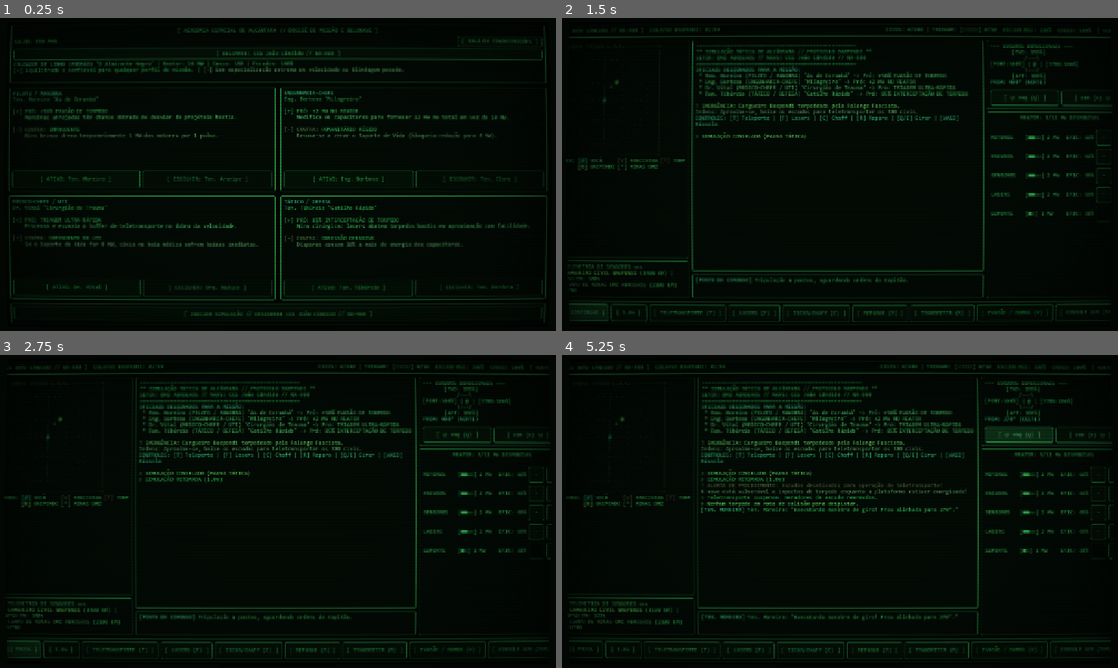
Above: before the commit, frames 1-4 (two rows, left to right).
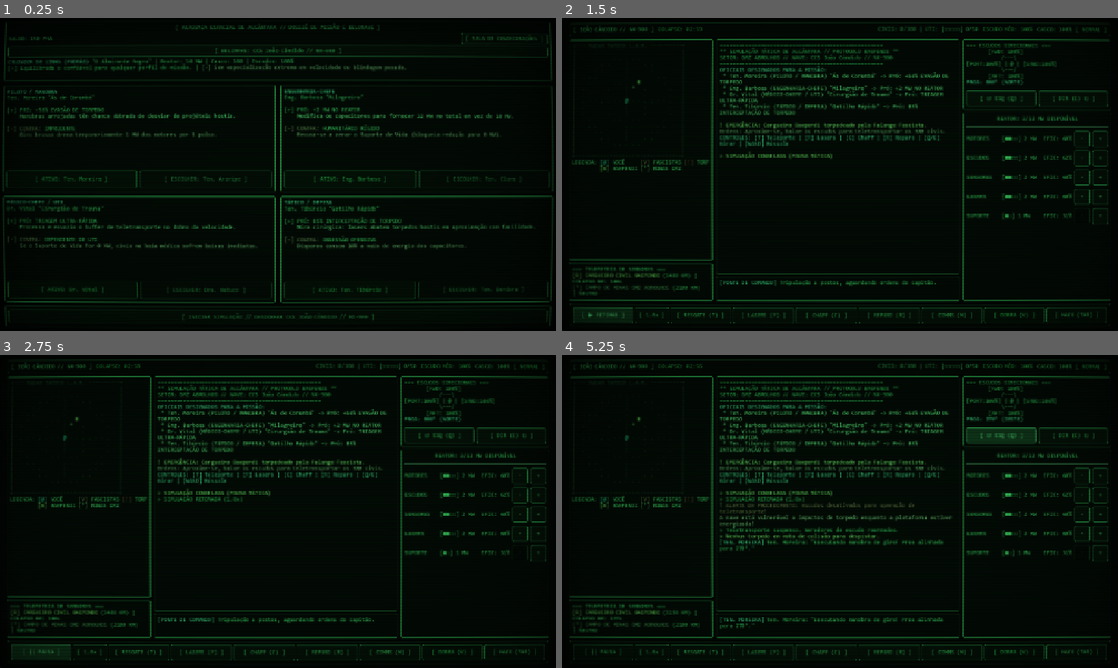
Above: after the commit, the same moments.

Repository: lucasfpastre/scifigame
Game: Godot game, scene res://scenes/crew_selection.tscn
Two runs of this game, one before a commit and one after it. Both use one fixed random seed, a clock stepped at 60 frames per second and the inputs below.
Inputs:
- Up to frame 1 (0.25 s): no input
- Up to frame 2 (1.5 s): click "[ INICIAR SIMULAÇÃO // DESDOB…" at 0.5 s; click "[ || PAUSA ]" at 1.25 s
- Up to frame 3 (2.75 s): click "[ ▶ CONTINUAR ]" (after the commit: "[ ▶ RETOMAR ]") at 2 s
- Up to frame 4 (5.25 s): click "[ TELETRANSPORTE (T) ]" (after the commit: "[ RESGATE (T) ]") at 2.75 s; click "[ TELETRANSPORTE (ATIVO!) ]" (after the commit: "[ RESGATE (ATIVO) ]") at 3.5 s; click "[ ISCAS/CHAFF (C) ]" (after the commit: "[ CHAFF (C) ]") at 4.25 s; click "[ ↺ ESQ (Q) ]" at 5 s

The runs differ from the first frame. In frame 1, 11% of the frame differs, in the area x 0-100%, y 1-99%; in frame 2, 14%; in frame 3, 14%; in frame 4, 17%, in the area x 0-100%, y 1-98%.

Commit message:
fix(ui): resolve cortes nas laterais ajustando layout da ActionBar, margens e compensacao do CRT shader

Diff:
--- a/scenes/main_console.tscn
+++ b/scenes/main_console.tscn
@@ -9,8 +9,8 @@
 shader_parameter/phosphor_color = Color(0.25, 1, 0.45, 1)
 shader_parameter/scanline_count = 360.0
 shader_parameter/scanline_intensity = 0.2
-shader_parameter/curvature = 0.025
-shader_parameter/vignette_intensity = 0.9
+shader_parameter/curvature = 0.016
+shader_parameter/vignette_intensity = 0.65
 shader_parameter/glow_intensity = 0.15
 shader_parameter/flicker_speed = 24.0
 shader_parameter/flicker_intensity = 0.015
@@ -41,10 +41,10 @@
 anchor_bottom = 1.0
 grow_horizontal = 2
 grow_vertical = 2
-theme_override_constants/margin_left = 12
-theme_override_constants/margin_top = 10
-theme_override_constants/margin_right = 12
-theme_override_constants/margin_bottom = 10
+theme_override_constants/margin_left = 20
+theme_override_constants/margin_top = 14
+theme_override_constants/margin_right = 20
+theme_override_constants/margin_bottom = 12
 
 [node name="Layout" type="VBoxContainer" parent="Margin"]
 layout_mode = 2
@@ -55,17 +55,17 @@
 
 [node name="HBox" type="HBoxContainer" parent="Margin/Layout/HeaderPanel"]
 layout_mode = 2
-theme_override_constants/separation = 14
+theme_override_constants/separation = 10
 
 [node name="LblShip" type="Label" parent="Margin/Layout/HeaderPanel/HBox"]
 layout_mode = 2
-text = "[ CCS JOÃO CÂNDIDO // NX-900 ]"
+text = "[ JOÃO CÂNDIDO // NX-900 ]"
 
 [node name="LblCollapseTimer" type="Label" parent="Margin/Layout/HeaderPanel/HBox"]
 unique_name_in_owner = true
 layout_mode = 2
 size_flags_horizontal = 3
-text = "COLAPSO BAEPENDI: 01:35"
+text = "COLAPSO: 01:35"
 
 [node name="LblRescued" type="Label" parent="Margin/Layout/HeaderPanel/HBox"]
 unique_name_in_owner = true
@@ -85,7 +85,7 @@
 [node name="LblAlert" type="Label" parent="Margin/Layout/HeaderPanel/HBox"]
 unique_name_in_owner = true
 layout_mode = 2
-text = "[ COND. NORMAL ]"
+text = "[ NORMAL ]"
 
 [node name="MainColumns" type="HBoxContainer" parent="Margin/Layout"]
 layout_mode = 2
@@ -355,12 +355,12 @@
 text = "+"
 
 [node name="ActionBar" type="PanelContainer" parent="Margin/Layout"]
-custom_minimum_size = Vector2(0, 56)
+custom_minimum_size = Vector2(0, 52)
 layout_mode = 2
 
 [node name="HBox" type="HBoxContainer" parent="Margin/Layout/ActionBar"]
 layout_mode = 2
-theme_override_constants/separation = 6
+theme_override_constants/separation = 4
 
 [node name="BtnPause" type="Button" parent="Margin/Layout/ActionBar/HBox"]
 unique_name_in_owner = true
@@ -370,7 +370,7 @@
 
 [node name="BtnSpeed" type="Button" parent="Margin/Layout/ActionBar/HBox"]
 unique_name_in_owner = true
-custom_minimum_size = Vector2(85, 0)
+custom_minimum_size = Vector2(68, 0)
 layout_mode = 2
 text = "[ 1.0x ]"
 
@@ -378,7 +378,7 @@
 unique_name_in_owner = true
 layout_mode = 2
 size_flags_horizontal = 3
-text = "[ TELETRANSPORTE (T) ]"
+text = "[ RESGATE (T) ]"
 
 [node name="BtnFire" type="Button" parent="Margin/Layout/ActionBar/HBox"]
 unique_name_in_owner = true
@@ -390,31 +390,31 @@
 unique_name_in_owner = true
 layout_mode = 2
 size_flags_horizontal = 3
-text = "[ ISCAS/CHAFF (C) ]"
+text = "[ CHAFF (C) ]"
 
 [node name="BtnRepair" type="Button" parent="Margin/Layout/ActionBar/HBox"]
 unique_name_in_owner = true
 layout_mode = 2
 size_flags_horizontal = 3
-text = "[ REPARAR (R) ]"
+text = "[ REPARO (R) ]"
 
 [node name="BtnComms" type="Button" parent="Margin/Layout/ActionBar/HBox"]
 unique_name_in_owner = true
 layout_mode = 2
 size_flags_horizontal = 3
-text = "[ TRANSMITIR (M) ]"
+text = "[ COMMS (M) ]"
 
 [node name="BtnWarp" type="Button" parent="Margin/Layout/ActionBar/HBox"]
 unique_name_in_owner = true
 layout_mode = 2
 size_flags_horizontal = 3
-text = "[ EVASÃO / DOBRA (V) ]"
+text = "[ DOBRA (V) ]"
 
 [node name="BtnTerminal" type="Button" parent="Margin/Layout/ActionBar/HBox"]
 unique_name_in_owner = true
 layout_mode = 2
 size_flags_horizontal = 3
-text = "[ CONSOLE AUX (TAB) ]"
+text = "[ HACK (TAB) ]"
 
 [node name="HackModal" type="ColorRect" parent="."]
 unique_name_in_owner = true
--- a/scripts/main_console.gd
+++ b/scripts/main_console.gd
@@ -277,7 +277,7 @@
 	is_paused = not is_paused
 	sfx.play_click()
 	if is_paused:
-		btn_pause.text = "[ ▶ CONTINUAR ]"
+		btn_pause.text = "[ ▶ RETOMAR ]"
 		_log("[color=#ffff55]> SIMULAÇÃO CONGELADA (PAUSA TÁTICA)[/color]")
 	else:
 		btn_pause.text = "[ || PAUSA ]"
@@ -385,7 +385,7 @@
 			if (ship.civilians_rescued + ship.transporter_buffer) >= ship.total_civilians:
 				_log("[color=#33ff33]** SUCESSO DE EVACUAÇÃO: TODOS OS CIVIS FORAM RETIRADOS DO BAEPENDI! **[/color]")
 				ship.transporter_active = false
-				btn_transport.text = "[ TELETRANSPORTE (CONCLUÍDO) ]"
+				btn_transport.text = "[ RESGATE OK ]"
 		else:
 			_log("[color=#ffaa55]> Teletransporte ineficaz: Baependi fora de alcance (%d KM). Aproxime-se a < %d KM![/color]" % [km_contact.distance_km, max_range])
 
@@ -470,7 +470,7 @@
 
 func _update_header_status() -> void:
 	var time_left = max(0, int(radar.km_collapse_seconds))
-	lbl_collapse_timer.text = "COLAPSO BAEPENDI: %02d:%02d" % [time_left / 60, time_left % 60]
+	lbl_collapse_timer.text = "COLAPSO: %02d:%02d" % [time_left / 60, time_left % 60]
 	if time_left < 30 and not radar.km_is_destroyed:
 		lbl_collapse_timer.modulate = Color(1.0, 0.2, 0.2)
 	else:
@@ -481,7 +481,7 @@
 	var blocks = int(round((float(buf) / float(max_b)) * 5.0))
 	var bar_str = "■".repeat(blocks) + "□".repeat(5 - blocks)
 	var cas_str = " | BAIXAS: %d" % ship.civilians_casualties if ship.civilians_casualties > 0 else ""
-	lbl_rescued.text = "CIVIS: %d/380 | TRIAGEM: [%s] %d/%d%s" % [ship.civilians_rescued, bar_str, buf, max_b, cas_str]
+	lbl_rescued.text = "CIVIS: %d/380 | UTI: [%s] %d/%d%s" % [ship.civilians_rescued, bar_str, buf, max_b, cas_str]
 	lbl_hull.text = "CASCO: %3d%%" % ship.hull
 
 	if ship.transporter_active:
@@ -554,10 +554,10 @@
 	var engine_pwr = ship.systems.get("MOTORES", 0)
 	if engine_pwr < 2:
 		btn_warp.modulate = Color(0.55, 0.55, 0.55)
-		btn_warp.text = "[ EVASÃO (<2 MW) ]"
+		btn_warp.text = "[ DOBRA (<2 MW) ]"
 	else:
 		btn_warp.modulate = Color(0.4, 1.0, 0.6)
-		btn_warp.text = "[ EVASÃO / DOBRA (V) ]"
+		btn_warp.text = "[ DOBRA (V) ]"
 
 func _update_radar_display() -> void:
 	var sensor_eff = ship.get_system_efficiency("SENSORES")
@@ -608,12 +608,12 @@
 	Input.vibrate_handheld(80)
 	if ship.transporter_active:
 		sfx.play_alert()
-		btn_transport.text = "[ TELETRANSPORTE (ATIVO!) ]"
+		btn_transport.text = "[ RESGATE (ATIVO) ]"
 		_log("[color=#ff4444]! ALERTA DE PROCEDIMENTO: Escudos desativados para operação de teletransporte![/color]")
 		_log("[color=#ffaaaa]A nave está vulnerável a impactos de torpedo enquanto a plataforma estiver energizada![/color]")
 	else:
 		sfx.play_click()
-		btn_transport.text = "[ TELETRANSPORTE (T) ]"
+		btn_transport.text = "[ RESGATE (T) ]"
 		_log("[color=#33ff66]> Teletransporte suspenso. Geradores de escudo rearmados.[/color]")
 	_update_header_status()
 	_update_shield_diagram()
@@ -683,7 +683,7 @@
 	crt_static_amount = clamp(crt_static_amount + 0.4, 0.0, 1.0)
 	crt_glitch_amount = clamp(crt_glitch_amount + 0.15, 0.0, 1.0)
 	radar.deploy_chaff_countermeasure()
-	btn_chaff.text = "[ ISCAS/CHAFF (C: %d) ]" % ship.chaff_count
+	btn_chaff.text = "[ CHAFF (%d) (C) ]" % ship.chaff_count
 	_log("[color=#33ff66]> Cartucho Chaff ejetado! O torpedo mais próximo perdeu o travamento![/color]")
 	_update_radar_display()
 
@@ -846,7 +846,7 @@
 	_log("[color=#ffff77]CARGUEIRO BAEPENDI: \"Aqui é o Capitão Lauro! Nossos campos foram estabilizados pelo código de Alcântara! Todos os 380 civis estão prontos para o teletransporte!\"[/color]")
 	_log("[color=#33ff66]> Torpedos fascistas no ar se autodestruíram! A rota está livre para o salvamento![/color]\n")
 
-	btn_terminal.text = "[ HACK ATIVO: 1910 ]"
+	btn_terminal.text = "[ HACK: 1910 ]"
 	btn_terminal.modulate = Color(0.3, 1.0, 0.5)
 
 	_update_all_displays()
--- a/shaders/crt_phosphor.gdshader
+++ b/shaders/crt_phosphor.gdshader
@@ -6,8 +6,8 @@
 uniform vec4 phosphor_color : source_color = vec4(0.25, 1.0, 0.45, 1.0);
 uniform float scanline_count : hint_range(50.0, 1000.0) = 360.0;
 uniform float scanline_intensity : hint_range(0.0, 1.0) = 0.2;
-uniform float curvature : hint_range(0.0, 0.15) = 0.025;
-uniform float vignette_intensity : hint_range(0.0, 2.0) = 0.9;
+uniform float curvature : hint_range(0.0, 0.15) = 0.016;
+uniform float vignette_intensity : hint_range(0.0, 2.0) = 0.65;
 uniform float glow_intensity : hint_range(0.0, 1.0) = 0.15;
 uniform float flicker_speed : hint_range(0.0, 60.0) = 24.0;
 uniform float flicker_intensity : hint_range(0.0, 0.1) = 0.015;
@@ -25,6 +25,8 @@
     float delta2 = dot(delta, delta);
     float delta4 = delta2 * delta2;
     float factor = 1.0 + delta2 * curvature + delta4 * curvature;
+    // Compensa a distorção em barril para manter 100% da imagem visível sem cortes
+    delta *= (1.0 - curvature * 0.85);
     return 0.5 + delta * factor;
 }
 
@@ -57,8 +59,8 @@
 
     vec2 curved_uv = crt_curve(uv);
 
-    // Screen bezel / cutoff
-    if (curved_uv.x < 0.005 || curved_uv.x > 0.995 || curved_uv.y < 0.005 || curved_uv.y > 0.995) {
+    // Screen bezel / cutoff suave nas bordas
+    if (curved_uv.x < 0.002 || curved_uv.x > 0.998 || curved_uv.y < 0.002 || curved_uv.y > 0.998) {
         COLOR = vec4(0.01, 0.03, 0.015, 1.0);
     } else {
         // Chromatic Aberration (RGB separation during shield stress / explosion shockwave)
